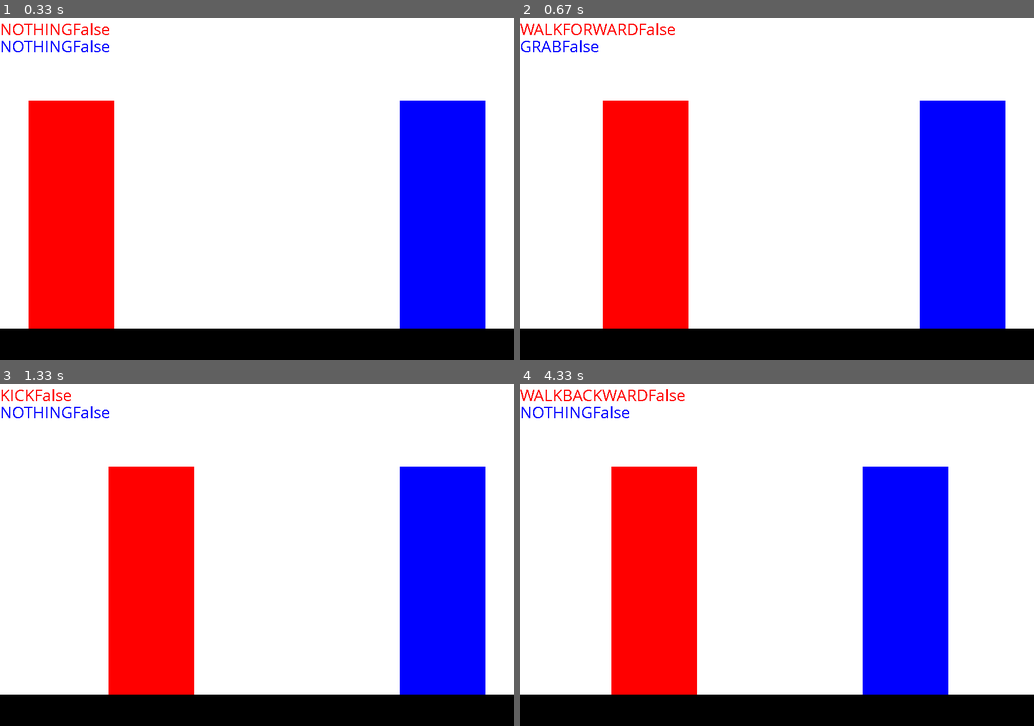
Above: before the commit, frames 1-4 (two rows, left to right).
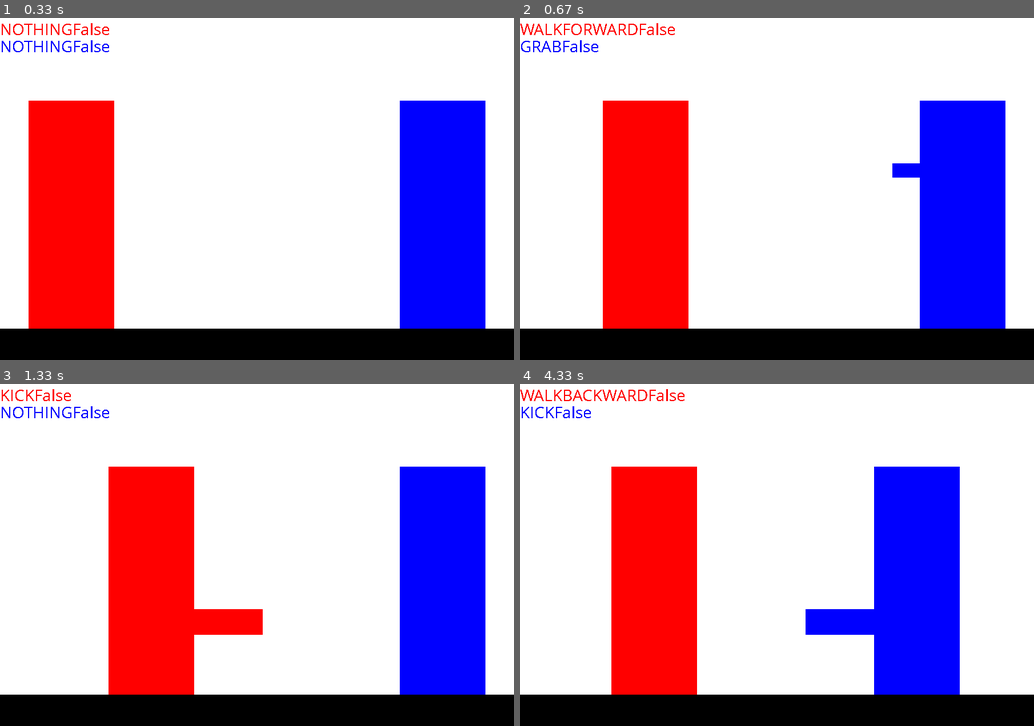
Above: after the commit, the same moments.

Repository: UTOSS/FightPGA
Game: pygame game, started from pygame_demo/gamedemo.py
The game is run twice, just before and just after one commit, with the same random seed, the same clock (stepped at 60 frames per second) and the same inputs.
Inputs:
- Up to frame 1 (0.33 s): no input
- Up to frame 2 (0.67 s): hold O from 0.33 s (still down); hold D from 0.33 s (still down)
- Up to frame 3 (1.33 s): release O at 0.8 s; release D at 0.8 s; hold Q 0.83-1.3 s; hold D 0.83-1.3 s
- Up to frame 4 (4.33 s): hold E 1.33-1.8 s; hold D 1.33-1.8 s; hold D 1.83-2.3 s; tap J at 1.9, 2.2, 2.4, 2.73, 3.03, 3.23, 3.53, 3.8, 4.1, 4.23 s; hold W 2.33-2.63 s; tap U at 2.48, 3.88 s; hold D 2.67-3.13 s; hold A 3.17-3.7 s; hold I 3.73-4.13 s; hold A 3.73-4.13 s; hold A from 4.17 s (still down); tap E at 4.32 s

Frame 1 is identical in both runs. In frame 2, 0.2% of the frame differs, in the area x 72-78%, y 42-47%; in frame 3, 1.0%; in frame 4, 3.9%, in the area x 0-86%, y 6-91%.

Commit message:
added moving sprites, hurtbox extension

Diff:
--- a/pygame_demo/gamedemo.py
+++ b/pygame_demo/gamedemo.py
@@ -38,10 +38,17 @@
 KICK_ENDLAG = 20
 GRAB_STARTUP = 5
 GRAB_ENDLAG=30
-KICK_RANGE=44
-GRAB_RANGE=int(KICK_RANGE/4)
+KICK_RANGE=120
+GRAB_RANGE=int(2*KICK_RANGE/3)
 GRAB_ACTIVE=GRAB_ENDLAG
 KICK_ACTIVE=KICK_ENDLAG
+KICK_HEIGHT_ACTIVE=150
+KICK_HEIGHT_START=95
+GRAB_HEIGHT=290
+KICK_THICK=45
+GRAB_THICK=25
+KICK_PULLBACK=15
+GRAB_PULLBACK=10
 #       LEFT        RIGHT       KICK        BLOCK       GRAB
 
 class Player:
@@ -70,10 +77,15 @@
             p2 = self
         return p1.position >= p2.position-PWIDTH
     def range_check(self, op, attack_range):
+        hitbox_extension = 0
+        if op.state=="KICK":
+            hitbox_extension=KICK_RANGE
+        elif op.state=="GRAB":
+            hitbox_extension=GRAB_RANGE
         if self.player == 1:
-            return len(set(range(self.position+PWIDTH,self.position+PWIDTH+attack_range+1)) & set(range(op.position,op.position+PWIDTH)) )>0
-        else:
-            return len(set(range(self.position-attack_range-1, self.position))&set(range(op.position,op.position+PWIDTH)))>0
+            return len(set(range(self.position+PWIDTH,self.position+PWIDTH+attack_range+1+hitbox_extension)) & set(range(op.position,op.position+PWIDTH)) )>0
+        else:
+            return len(set(range(self.position-attack_range-1-hitbox_extension, self.position))&set(range(op.position,op.position+PWIDTH)))>0
         return p1.position >= p2.position-PWIDTH
     def send_key(self, action):
         if self.state in ACTIONABLE or self.action_timer<=0:
@@ -105,8 +117,31 @@
             if self.action_timer==GRAB_ACTIVE and self.range_check(op, GRAB_RANGE):
                 self.state="WIN"
                 op.state="LOSE"
+    def draw_action_sprite(self):
+        if self.state=="KICK":
+            if self.action_timer > KICK_ENDLAG or self.action_timer < KICK_ENDLAG-KICK_PULLBACK:
+                kwidth,kheight,kvert=int(KICK_RANGE*2/3), int(KICK_THICK*2/3), KICK_HEIGHT_START
+            else:
+                kwidth,kheight,kvert=KICK_RANGE, KICK_THICK, KICK_HEIGHT_ACTIVE
+            if self.player==1:
+                h_mod = PWIDTH
+            else:
+                h_mod = -1*kwidth
+            pygame.draw.rect(screen,self.getcolor(), pygame.Rect(self.position+h_mod, HEIGHT-FLOOR_HEIGHT-kvert, kwidth,kheight))
+        elif self.state=="GRAB":
+            if self.action_timer > GRAB_ENDLAG or self.action_timer < GRAB_ENDLAG-GRAB_PULLBACK:
+                kwidth,kheight,kvert=int(GRAB_RANGE*3/5), GRAB_THICK, GRAB_HEIGHT
+            else:
+                kwidth,kheight,kvert=GRAB_RANGE, GRAB_THICK, GRAB_HEIGHT
+            if self.player==1:
+                h_mod = PWIDTH
+            else:
+                h_mod = -1*kwidth
+            pygame.draw.rect(screen,self.getcolor(), pygame.Rect(self.position+h_mod, HEIGHT-FLOOR_HEIGHT-kvert, kwidth,kheight))
     def display(self):
         self.sprite=pygame.draw.rect(screen, self.getcolor(), pygame.Rect(self.position, HEIGHT-FLOOR_HEIGHT-PHEIGHT, PWIDTH, PHEIGHT))
+        if not self.state in ACTIONABLE:
+            self.draw_action_sprite()
         #self.action_timer = max(self.action_timer-1, 0)
     def get_hitbox(self):
         return (self.position, self.position+PWIDTH)
@@ -130,10 +165,10 @@
         keys=pygame.key.get_pressed()
         ##P1 logic
 
-        if keys[P1KEYS["b"]]:
+        if keys[P1KEYS["k"]]:
+            p1_next_state="KICK"
+        elif keys[P1KEYS["b"]]:
             p1_next_state="BLOCK"
-        elif keys[P1KEYS["k"]]:
-            p1_next_state="KICK"
         elif keys[P1KEYS["g"]]:
             p1_next_state="GRAB"
         elif keys[P1KEYS["wb"]]:
@@ -143,11 +178,10 @@
         else:
             p1_next_state="NOTHING"
         ##P2 LOGIC
-
-        if keys[P2KEYS["b"]]:
+        if keys[P2KEYS["k"]]:
+            p2_next_state="KICK"
+        elif keys[P2KEYS["b"]]:
             p2_next_state="BLOCK"
-        elif keys[P2KEYS["k"]]:
-            p2_next_state="KICK"
         elif keys[P2KEYS["g"]]:
             p2_next_state="GRAB"
         elif keys[P2KEYS["wb"]]:
